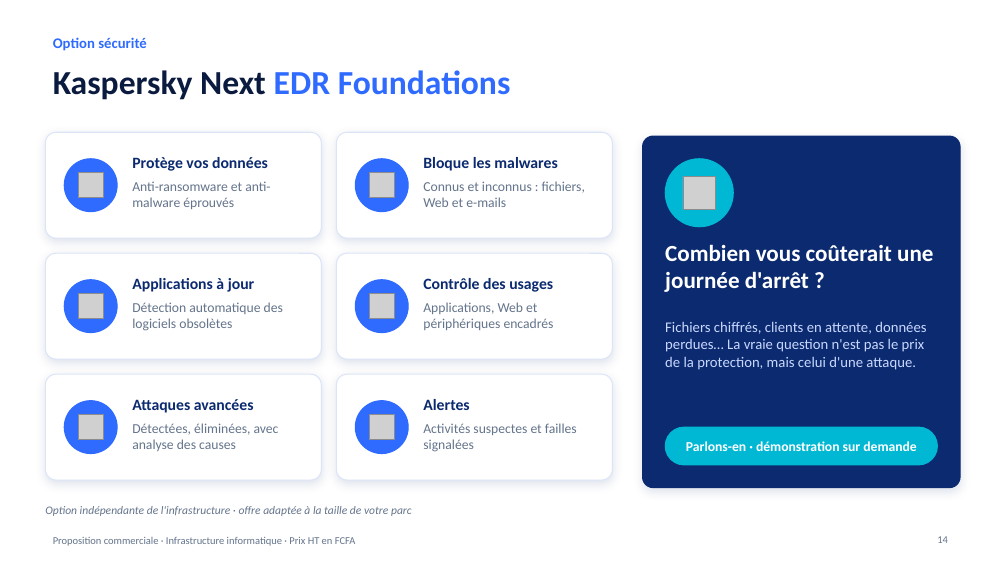
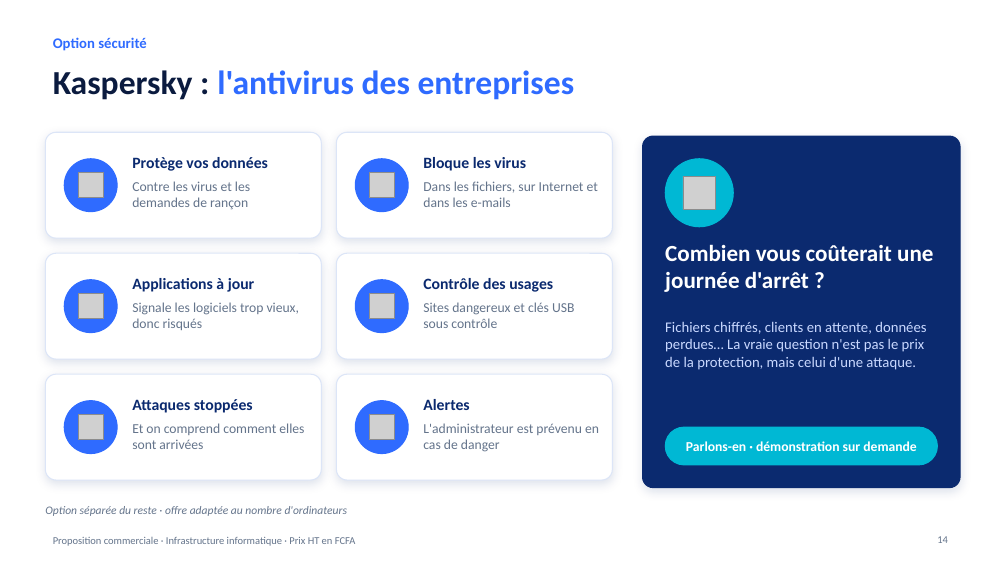
Before and after one commit to meledjearmel/others-documents, a slide deck: slide 14 of proposition-serveur/Proposition_Serveur_Proxmox_WindowsServer.pptx. Drawn at 1008x567 pixels with LibreOffice and Linux fonts; fonts in the diff are those of the drawing; grey boxes stand for pictures; background and template pictures are left out. Boxes give left, top, right and bottom in pixels: in the first picture for what was removed or moved away, otherwise in the second. Text is boxed around its words. In the diff, an @@ line names an element or a change of style, - is before the commit and + after.

```diff
--- a/proposition-serveur/Proposition_Serveur_Proxmox_WindowsServer.pptx
+++ b/proposition-serveur/Proposition_Serveur_Proxmox_WindowsServer.pptx
@@ title at [53,70,575,100]: text changed @@
-Kaspersky Next EDR Foundations
+Kaspersky : l'antivirus des entreprises
@@ text at [423,157,526,171]: text changed @@
-Bloque les malwares
+Bloque les virus
@@ text at [132,181,250,210]: text changed @@
-Anti-ransomware et anti-malware éprouvés
+Contre les virus et les demandes de rançon
@@ text at [423,181,598,207]: text changed @@
-Connus et inconnus : fichiers, Web et e-mails
+Dans les fichiers, sur Internet et dans les e-mails
@@ text at [132,302,300,330]: text changed @@
-Détection automatique des logiciels obsolètes
+Signale les logiciels trop vieux, donc risqués
@@ text at [423,302,574,328]: text changed @@
-Applications, Web et périphériques encadrés
+Sites dangereux et clés USB sous contrôle
@@ text at [132,399,253,413]: text changed @@
-Attaques avancées
+Attaques stoppées
@@ text at [132,423,304,449]: text changed @@
-Détectées, éliminées, avec analyse des causes
+Et on comprend comment elles sont arrivées
@@ text at [423,423,599,452]: text changed @@
-Activités suspectes et failles signalées
+L'administrateur est prévenu en cas de danger
@@ text at [45,506,348,516]: text changed @@
-Option indépendante de l'infrastructure · offre adaptée à la taille de votre parc
+Option séparée du reste · offre adaptée au nombre d'ordinateurs
```
Also in this commit, not shown: 12 other slides changed, 1 slide added, 1 other file.
